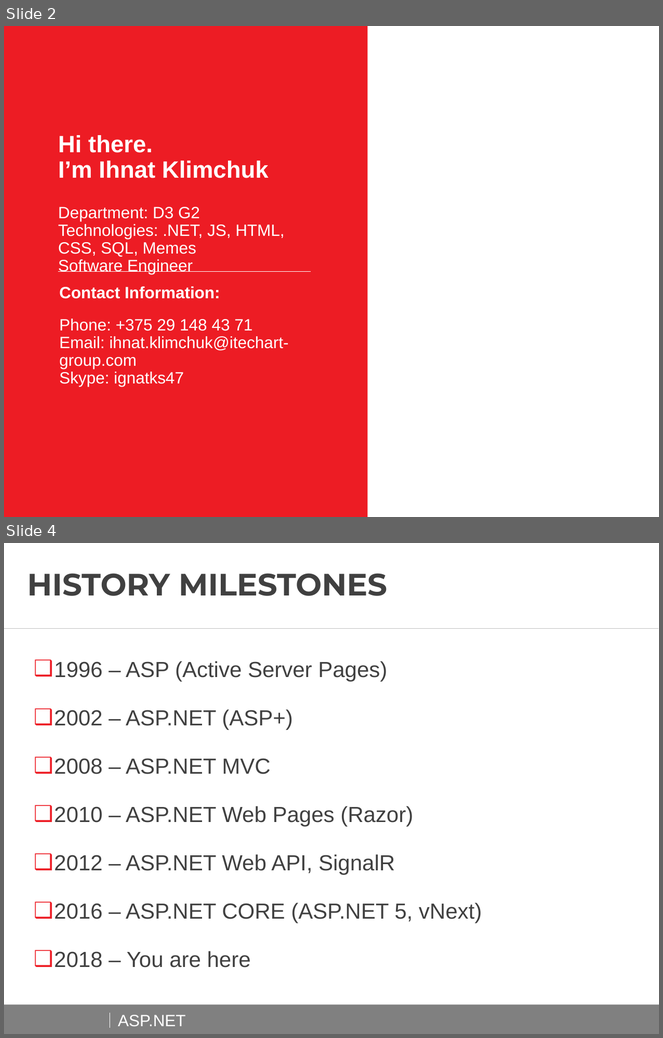
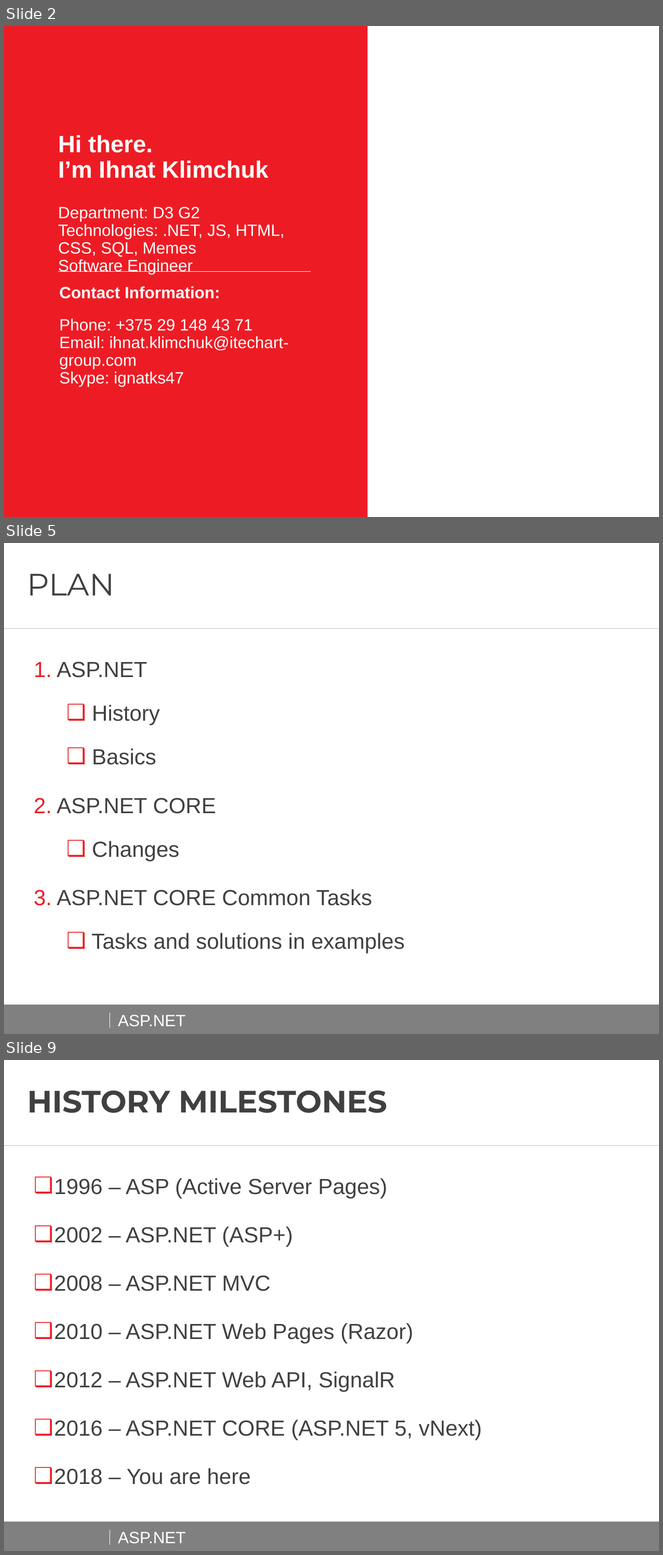
Before and after one commit to AndreiShenets/ASP.NET-Lectures, a slide deck: docs/ASP.NET - iTechArt 2018.pptx. Shown one above the other, each under a label of ours: slides 2 and 4 before the commit, slides 2, 5 and 9 after it; the slides between them are not shown. The pictures are 663x1038 and 663x1555 pixels, drawn with LibreOffice and Linux fonts; fonts in the diff are those of the drawing; background and template pictures are left out. Boxes give left, top, right and bottom in pixels: in the first picture for what was removed or moved away, otherwise in the second. Text is boxed around its words. In the diff, an @@ line names an element or a change of style, - is before the commit and + after.

Commit message:
Updating lections with convention, goals and plan

```diff
--- a/docs/ASP.NET - iTechArt 2018.pptx
+++ b/docs/ASP.NET - iTechArt 2018.pptx
@@ slide 5 added at <box>4,543,659,1034</box>, background #FFFFFF; not listed: 5 template elements that a slide beside it also shows @@
@@ title added at <box>27,574,115,596</box>, 34 pt, text #404040 @@
+PLAN
@@ text added at <box>57,662,405,954</box>, 24 pt, text #404040 @@
+1. ASP.NET
+  ❑ History
+  ❑ Basics
+2. ASP.NET CORE
+  ❑ Changes
+3. ASP.NET CORE Common Tasks
+  ❑ Tasks and solutions in examples
@@ what was slide 4 is now slide 9 @@
```
Also in this commit, not shown: 5 other slides added, 1 slide removed, 2 other files.
